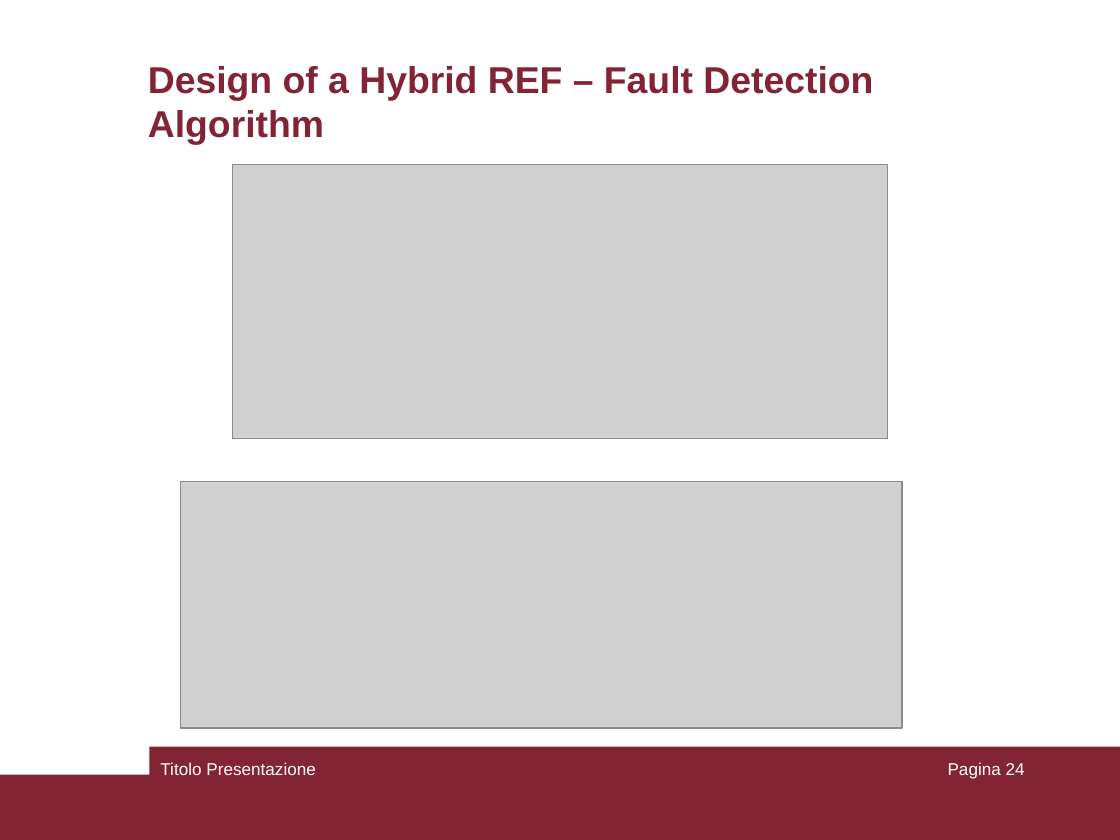
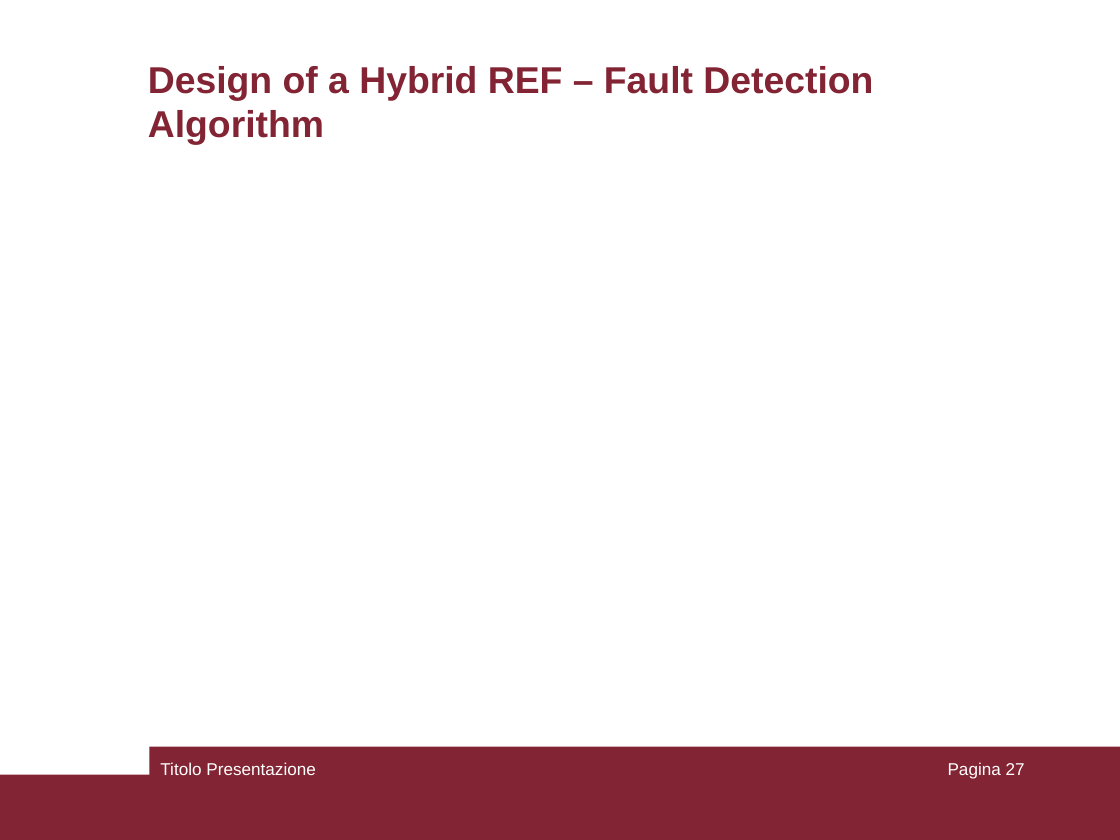
Before and after one commit to pierlucaanania/ResilienceEngineering4Minigrid_Africa, a slide deck: slide 27 of MSc Thesis/PresPptSapienza.ppt (slide 24 before the commit). Drawn at 1120x840 pixels with LibreOffice and Linux fonts; fonts in the diff are those of the drawing; grey boxes stand for pictures. Boxes give left, top, right and bottom in pixels: in the first picture for what was removed or moved away, otherwise in the second. Text is boxed around its words. In the diff, an @@ line names an element or a change of style, - is before the commit and + after.

```diff
--- a/MSc Thesis/PresPptSapienza.ppt
+++ b/MSc Thesis/PresPptSapienza.ppt
@@ picture removed at bbox=[233, 165, 887, 439] @@
@@ picture removed at bbox=[180, 482, 902, 728] @@
@@ page number at bbox=[948, 762, 1025, 779]: text changed @@
-Pagina 24
+Pagina 27
```
Also in this commit, not shown: 3 slides added.
